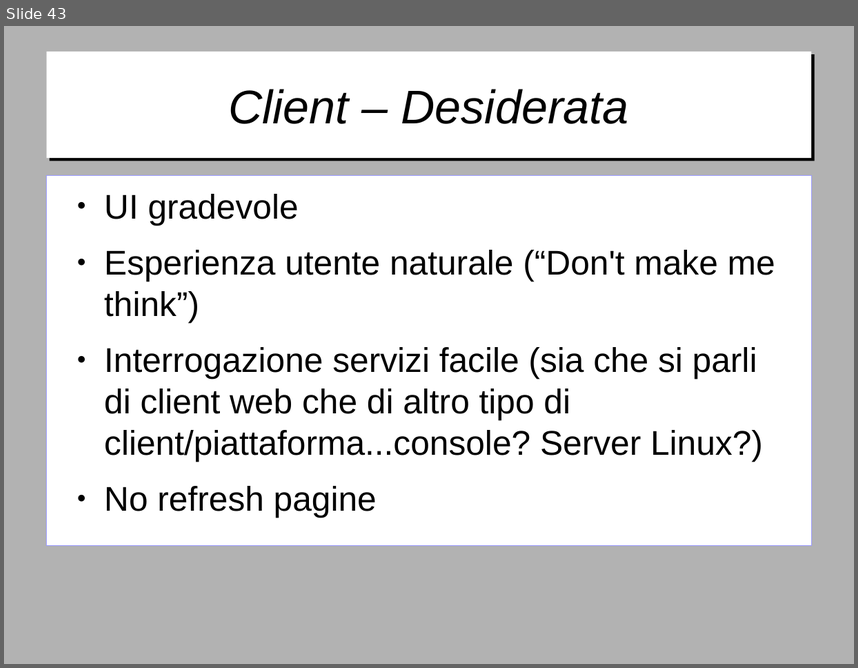
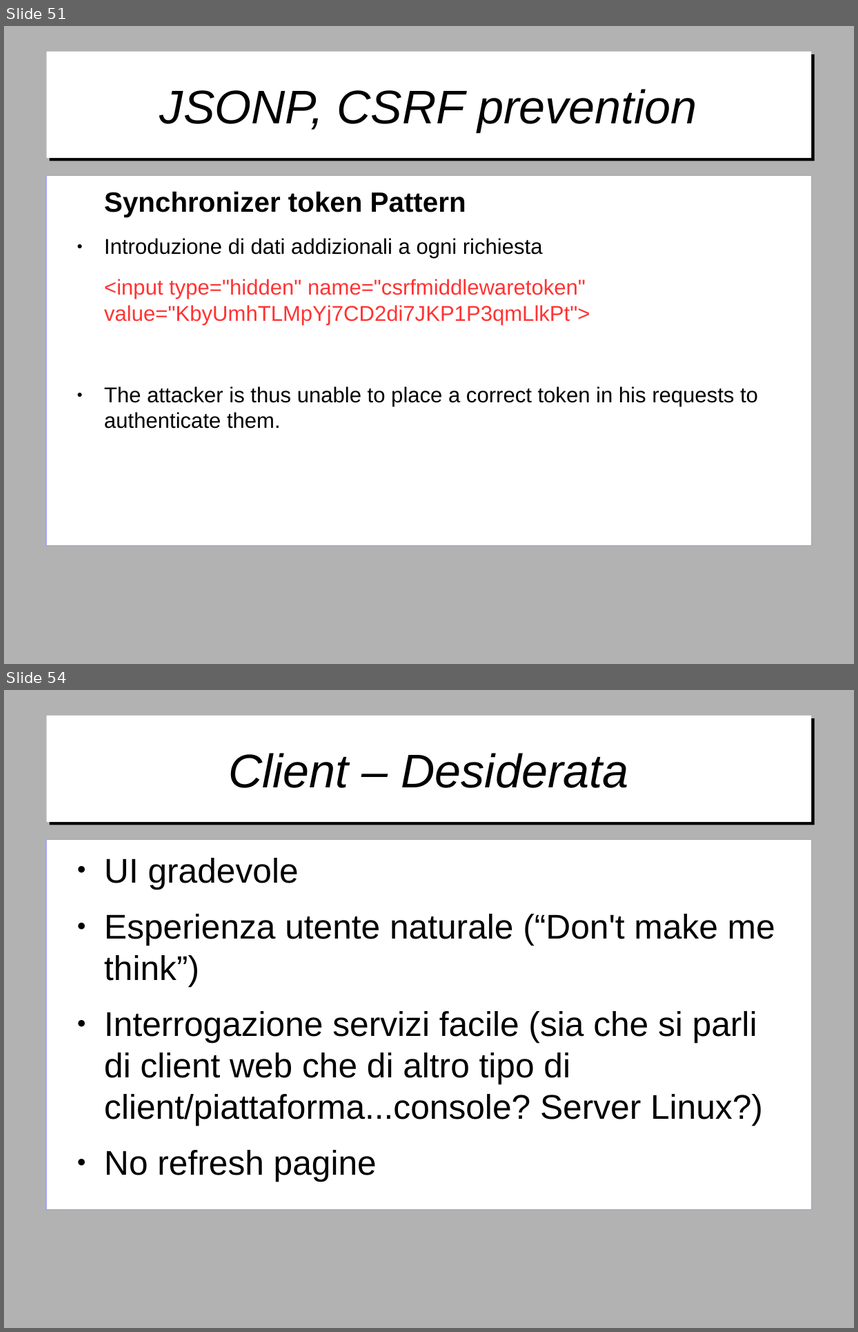
Before and after one commit to gitfer/ARXCourse, a slide deck: ARXCourse.odp. Shown one above the other, each under a label of ours: slide 43 before the commit, slides 51 and 54 after it; the slides between them are not shown. The pictures are 858x668 and 858x1332 pixels, drawn with LibreOffice and Linux fonts; fonts in the diff are those of the drawing; background and template pictures are left out. Boxes give left, top, right and bottom in pixels: in the first picture for what was removed or moved away, otherwise in the second. Text is boxed around its words. In the diff, an @@ line names an element or a change of style, - is before the commit and + after.

```diff
--- a/ARXCourse.odp
+++ b/ARXCourse.odp
@@ slide 51 added at (4,26,854,664), background #B2B2B2 @@
@@ title added at (46,52,812,158), fill #FFFFFF, 44 pt, text #000000, italic @@
+JSONP, CSRF prevention
@@ text added at (46,175,812,545), fill #FFFFFF, outline #9999FF 0 pt, 20 pt, text #000000 @@
+Synchronizer token Pattern
+● Introduzione di dati addizionali a ogni richiesta
+<input type="hidden" name="csrfmiddlewaretoken" value="KbyUmhTLMpYj7CD2di7JKP1P3qmLlkPt">
+● The attacker is thus unable to place a correct token in his requests to authenticate them.
@@ what was slide 43 is now slide 54 @@
```
Also in this commit, not shown: 1 slide changed, 10 other slides added.
